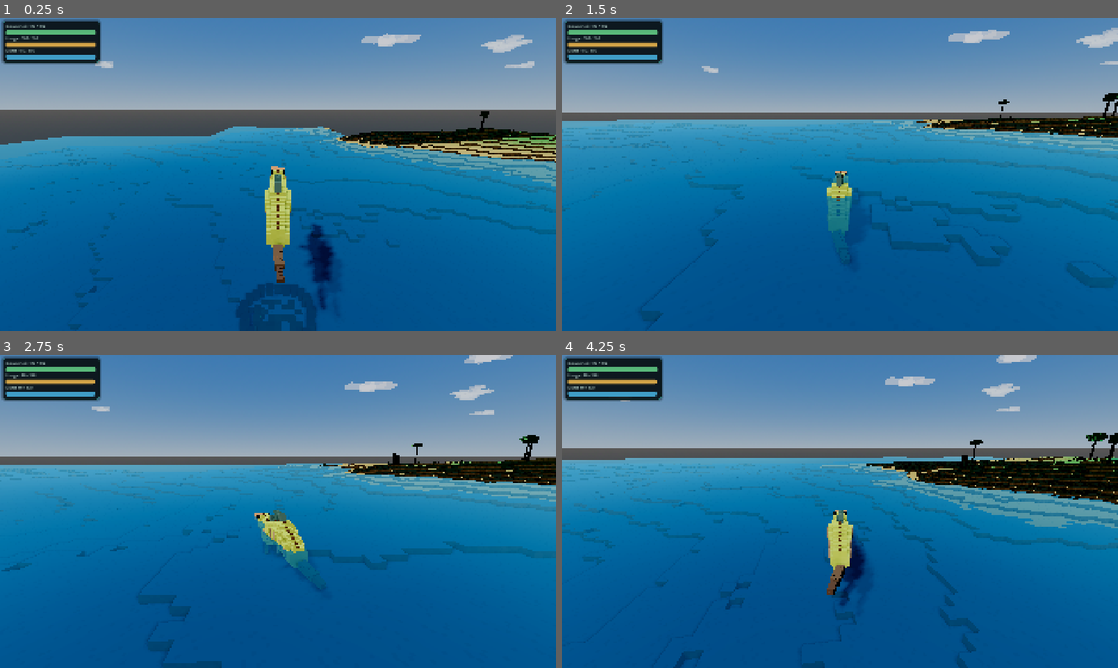
Above: before the commit, frames 1-4 (two rows, left to right).
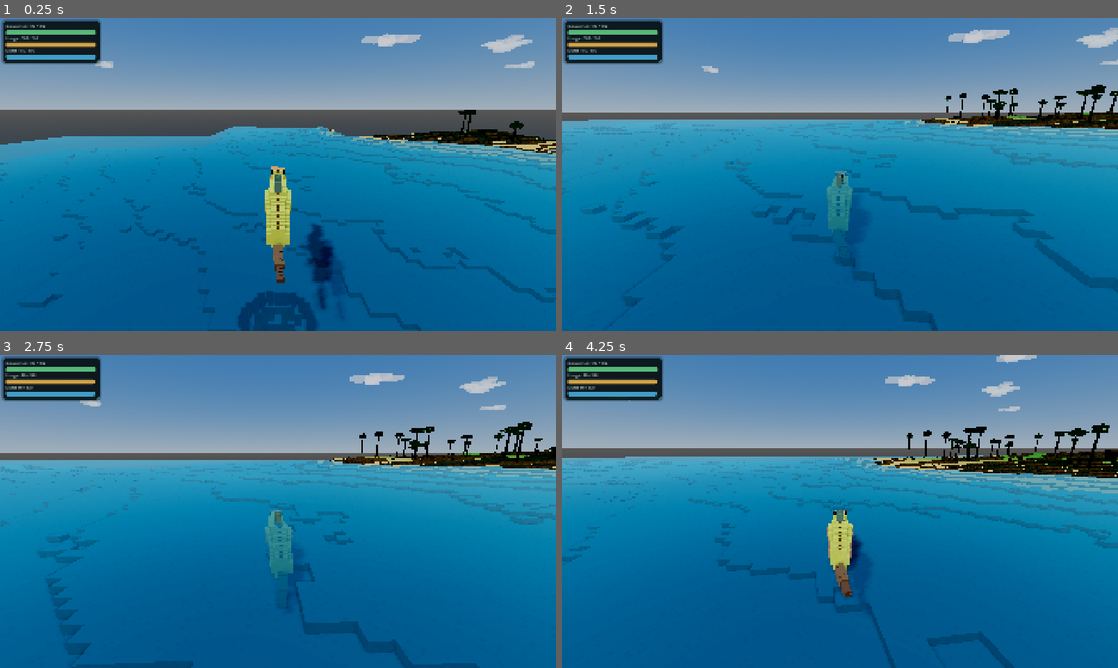
Above: after the commit, the same moments.

Repository: MajorDragonfly/voxelverse
Game: Godot game, scene res://main/main.tscn
Two runs of this game, one before a commit and one after it. Both use one fixed random seed, a clock stepped at 60 frames per second and the inputs below.
Inputs (mouse positions are in pixels of both pictures, inside the frame that each line leads up to):
- Up to frame 1 (0.25 s): no input
- Up to frame 2 (1.5 s): tap Enter at 0.5 s; move the mouse to (867, 174) at 0.52 s; hold W (move_forward) from 0.53 s (still down); click (867, 174) at 0.6 s; tap Space (jump) at 0.77 s; move the mouse to (812, 174) at 1.27 s; tap L at 1.35 s
- Up to frame 3 (2.75 s): keep holding W (move_forward); tap Space (jump) at 1.52 s; move the mouse to (289, 505) at 2.02 s; tap R at 2.1 s
- Up to frame 4 (4.25 s): keep holding W (move_forward); move the mouse to (834, 517) at 2.77 s; tap Tab at 2.85 s; click (834, 517) at 2.92 s; tap Space (jump) at 3.02, 3.77 s; move the mouse to (878, 514) at 3.52 s; tap Delete at 3.6 s

The runs differ from the first frame. In frame 1, 9.4% of the frame differs, in the area x 0-100%, y 29-100%; in frame 2, 8.5%; in frame 3, 13%; in frame 4, 13%, in the area x 0-100%, y 0-100%.

Commit message:
Activate continuous World Generator V6

Diff:
--- a/project.godot
+++ b/project.godot
@@ -4,7 +4,7 @@
 ;
 ; Format:
 ;   [section] ; section goes between []
-;   param=value ; assign values to parameters
+;   param=value
 
 config_version=5
 
@@ -18,7 +18,7 @@
 [autoload]
 
 GameState="*res://autoload/game_state.gd"
-WorldGenerator="*res://world/generation/world_generator_v4.gd"
+WorldGenerator="*res://world/generation/world_generator_v6.gd"
 DisplaySettings="*res://core/display_settings.gd"
 
 [display]
